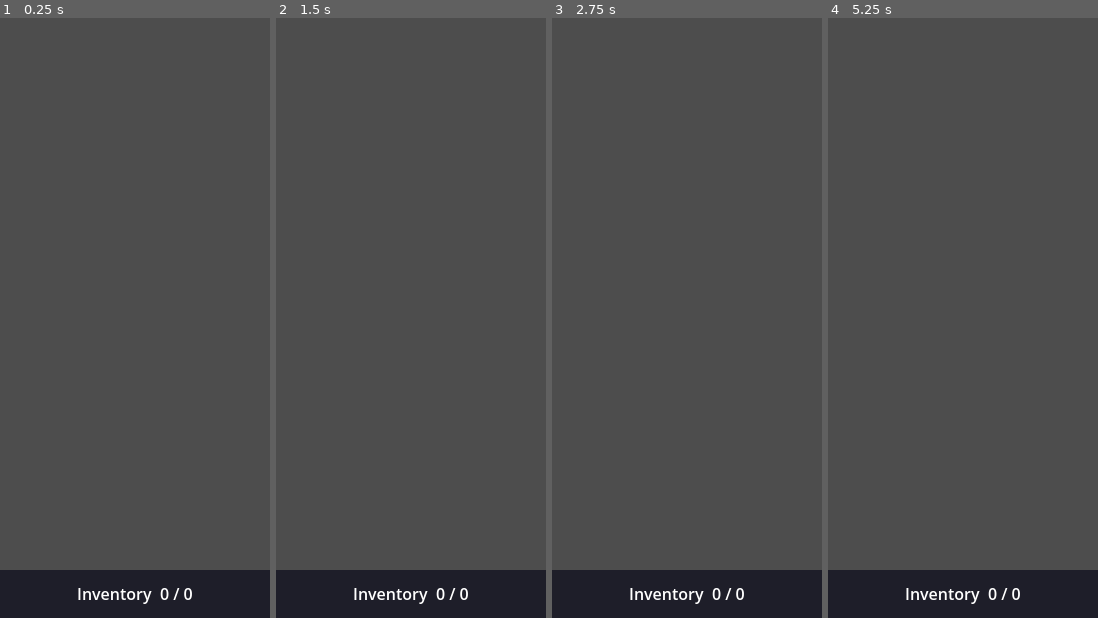
Above: before the commit, frames 1-4 (left to right).
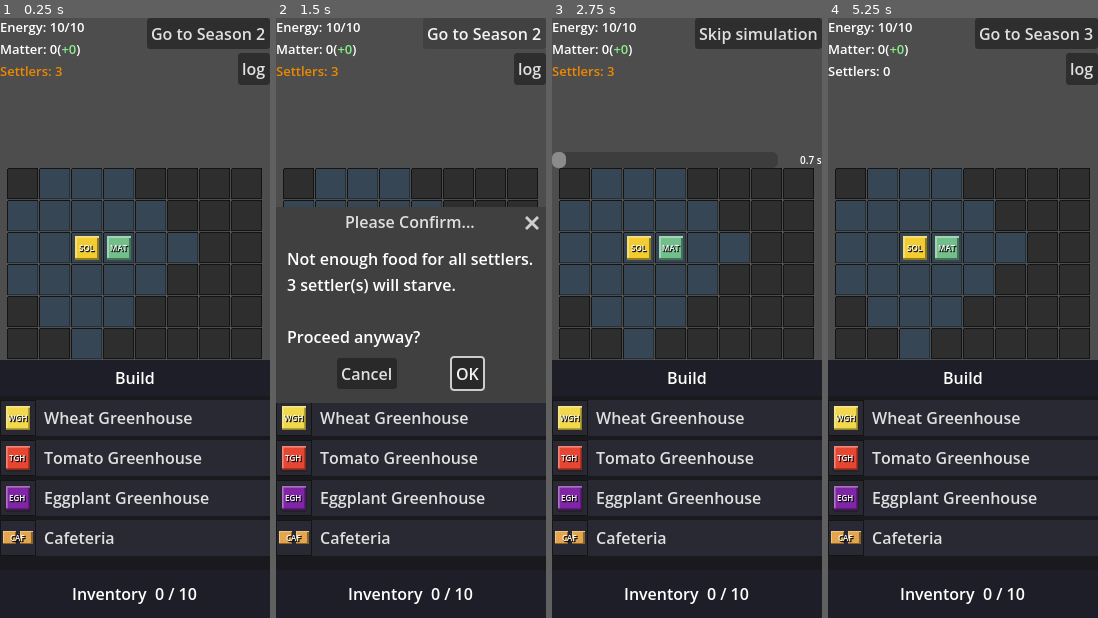
Above: after the commit, the same moments.

Repository: Kirkules/exofarm-vibe
Game: Godot game, scene res://scenes/game/game.tscn
Same seed, same stepped clock (60 frames per second), same inputs: the game is played once before the commit and once after it.
Inputs (mouse positions are in pixels of both pictures, inside the frame that each line leads up to):
- Up to frame 1 (0.25 s): no input
- Up to frame 2 (1.5 s): click (483, 36) at 0.5 s, where only the run after the commit has a clickable "Go to Season 2"; click (483, 36) at 1.25 s, where only the run after the commit has a clickable "Go to Season 2"
- Up to frame 3 (2.75 s): click (743, 372) at 2 s, where only the run after the commit has a clickable "OK"
- Up to frame 4 (5.25 s): click (1033, 36) at 2.75 s, where only the run after the commit has a clickable "Skip simulation"; click (1035, 36) at 3.5 s, where only the run after the commit has a clickable "Go to Season 3"; click (1035, 36) at 4.25 s, where only the run after the commit has a clickable "Go to Season 3"; click (963, 348) at 5 s, where only the run after the commit has a clickable "OK"

The runs differ from the first frame. In frame 1, 56% of the frame differs, in the area x 0-100%, y 0-98%; in frame 2, 37%; in frame 3, 55%; in frame 4, 56%.
Error before the commit: Parse Error: Class "GameState" hides an autoload singleton. (res://scripts/autoloads/game_state.gd:2)

Commit message:
Remove class_name from autoloads; fix hook allowlist; document exception
Godot registers autoload node names as globals; a matching class_name
declaration causes a naming conflict. Removed class_name from all four
autoloads (GameState, EventBus, Catalog, Settings).

track_edit.sh now seeds the dep-graph class allowlist with the autoloads
list from code_map_config.json so var: GameState annotations are still
tracked correctly.

CLAUDE.md class_name convention updated to document the autoload exception.

Co-Authored-By: Claude Sonnet 4.6 <noreply@anthropic.com>

Diff:
--- a/scripts/autoloads/catalog.gd
+++ b/scripts/autoloads/catalog.gd
@@ -1,5 +1,4 @@
 extends Node
-class_name Catalog
 
 # Stub — will hold all known piece/building definitions and recipes,
 # reflecting current meta-progression state.
--- a/scripts/autoloads/event_bus.gd
+++ b/scripts/autoloads/event_bus.gd
@@ -1,5 +1,4 @@
 extends Node
-class_name EventBus
 
 # Grid events
 signal piece_placed(piece_id: int, row: int, col: int)
--- a/scripts/autoloads/game_state.gd
+++ b/scripts/autoloads/game_state.gd
@@ -1,5 +1,4 @@
 extends Node
-class_name GameState
 
 const SAVE_PATH := "user://save.res"
 
--- a/scripts/autoloads/settings.gd
+++ b/scripts/autoloads/settings.gd
@@ -1,5 +1,4 @@
 extends Node
-class_name Settings
 
 const SAVE_PATH := "user://settings.cfg"
 
Not shown, changed: .claude/hooks/track_edit.sh
Not shown, changed: CLAUDE.md
